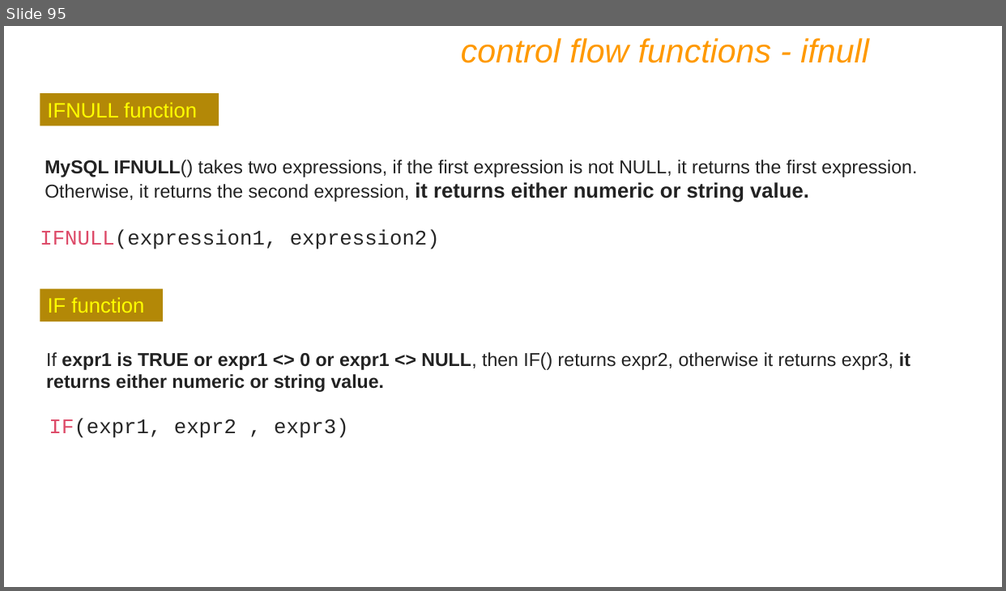
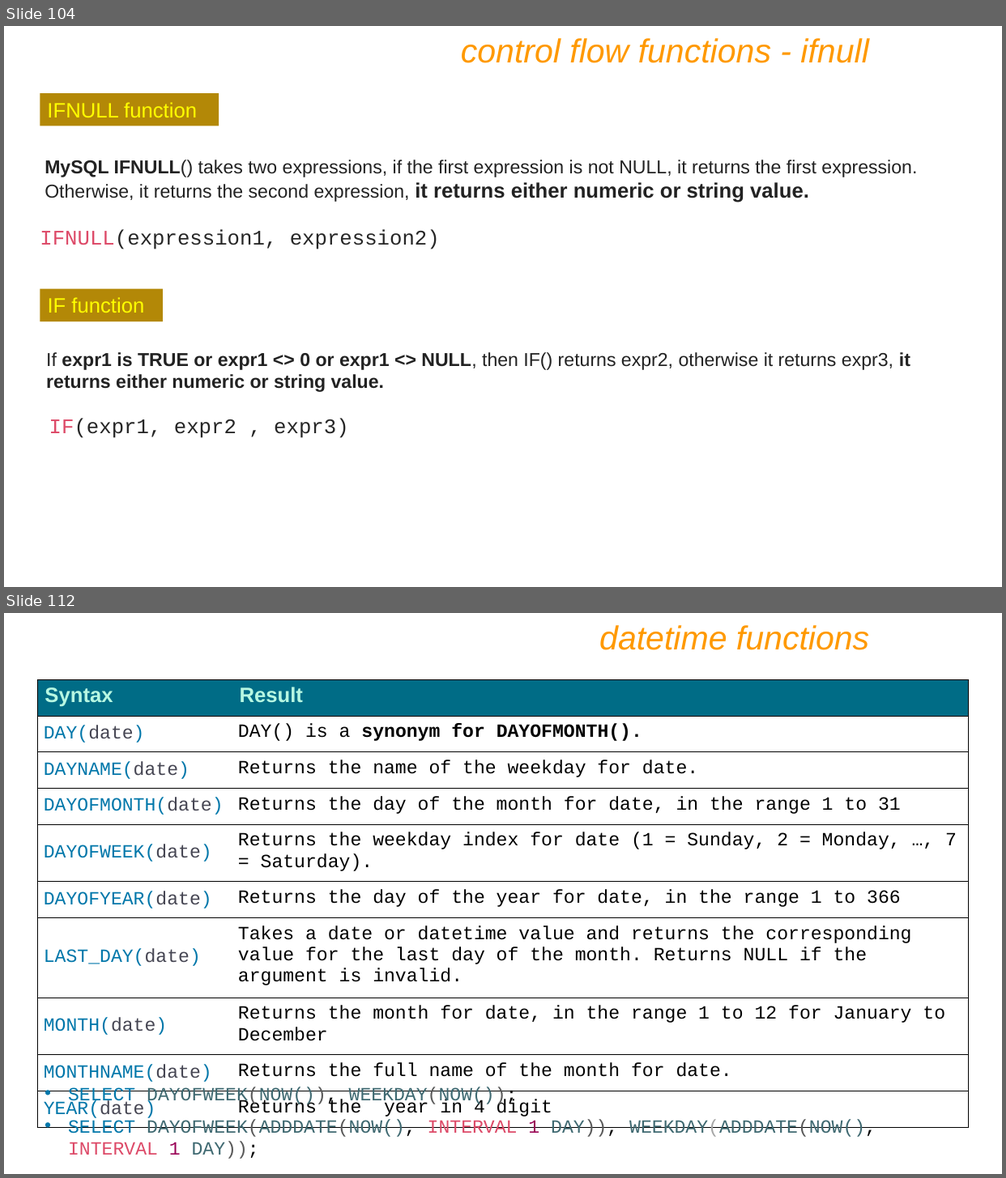
Before and after one commit to prashantbandgar/DBT_notes, a slide deck: IET MySQL PPT Ver9.pptx. Shown one above the other, each under a label of ours: slide 95 before the commit, slides 104 and 112 after it; the slides between them are not shown. The pictures are 1006x591 and 1006x1178 pixels, drawn with LibreOffice and Linux fonts; fonts in the diff are those of the drawing. Boxes give left, top, right and bottom in pixels: in the first picture for what was removed or moved away, otherwise in the second. Text is boxed around its words. In the diff, an @@ line names an element or a change of style, - is before the commit and + after.

```diff
--- a/IET MySQL PPT Ver9.pptx
+++ b/IET MySQL PPT Ver9.pptx
@@ slide 112 added at [4,613,1002,1174], background #FFFFFF @@
@@ text added at [599,625,869,650], 32 pt, text #FF9900, italic @@
+datetime functions
@@ table added at [38,679,969,1122], 10 rows, 2 columns @@
+Syntax | Result
+DAY(date) | DAY() is a synonym for DAYOFMONTH().
+DAYNAME(date) | Returns the name of the weekday for date.
+DAYOFMONTH(date) | Returns the day of the month for date, in the range 1 to 31
+DAYOFWEEK(date) | Returns the weekday index for date (1 = Sunday, 2 = Monday, …, 7 = Saturday).
+DAYOFYEAR(date) | Returns the day of the year for date, in the range 1 to 366
+LAST_DAY(date) | Takes a date or datetime value and returns the corresponding value for the last day of the month. Returns NULL if the argument is invalid.
+MONTH(date) | Returns the month for date, in the range 1 to 12 for January to December
+MONTHNAME(date) | Returns the full name of the month for date.
+YEAR(date) | Returns the year in 4 digit
@@ text added at [68,1087,876,1159], 18 pt, text #3F6971 @@
+• SELECT DAYOFWEEK(NOW()), WEEKDAY(NOW());
+• SELECT DAYOFWEEK(ADDDATE(NOW(), INTERVAL 1 DAY)), WEEKDAY(ADDDATE(NOW(), INTERVAL 1 DAY));
@@ what was slide 95 is now slide 104 @@
```
Also in this commit, not shown: 4 slides changed, 83 other slides added.
